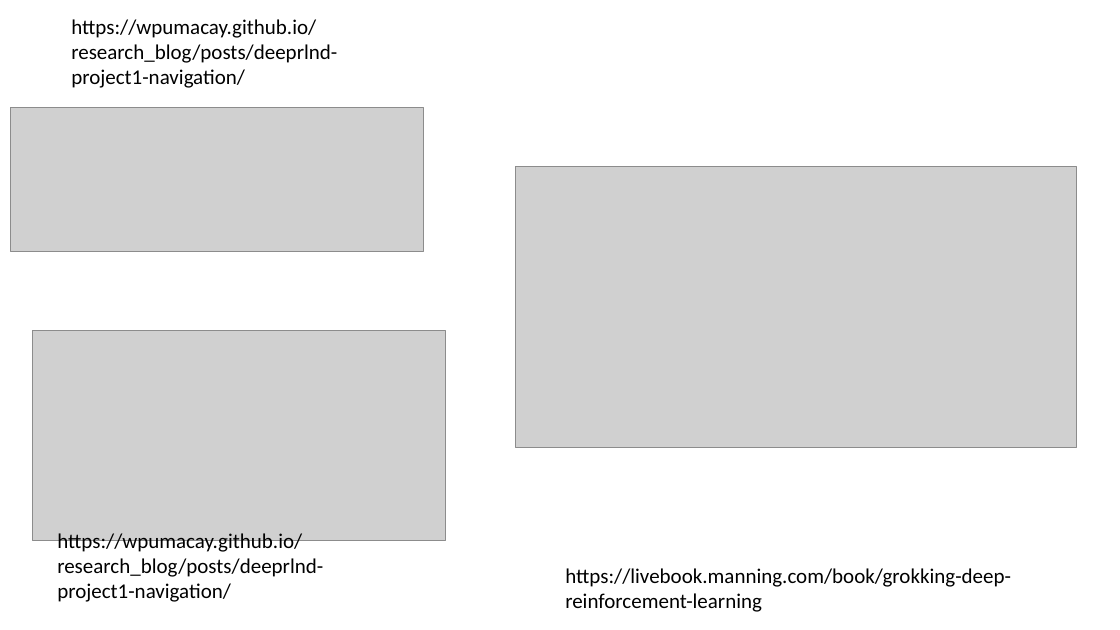
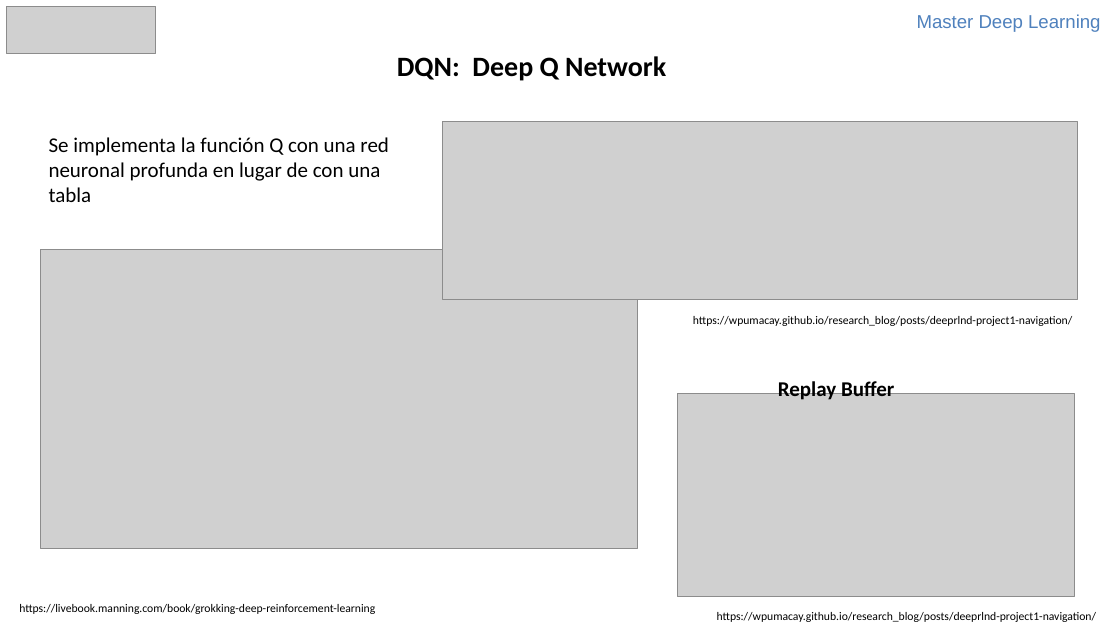
Before and after one commit to mlalandag/HPAwDRL, a slide deck: slide 6 of doc/HpaWithDrl.pptx (slide 8 before the commit). Drawn at 1120x630 pixels with LibreOffice and Linux fonts; fonts in the diff are those of the drawing; grey boxes stand for pictures. Boxes give left, top, right and bottom in pixels: in the first picture for what was removed or moved away, otherwise in the second. Text is boxed around its words. In the diff, an @@ line names an element or a change of style, - is before the commit and + after.

```diff
--- a/doc/HpaWithDrl.pptx
+++ b/doc/HpaWithDrl.pptx
@@ picture added at <box>6,6,155,53</box> @@
@@ text added at <box>917,14,1100,32</box>, 16 pt, text #4F81BD @@
+Master Deep Learning
@@ text added at <box>397,56,666,81</box>, 24 pt, text #000000, bold @@
+DQN: Deep Q Network
@@ picture removed at <box>11,108,424,251</box> @@
@@ text added at <box>49,137,388,202</box>, 18 pt, text #000000 @@
+Se implementa la función Q con una red neuronal profunda en lugar de con una tabla
@@ picture added at <box>442,122,1077,300</box> @@
@@ picture: place and size @@
-picture at <box>516,167,1076,448</box>
+picture at <box>40,250,638,548</box>
@@ size 18 to 10 pt in 3 elements at <box>19,604,375,614</box>, <box>717,612,1096,622</box>, <box>693,316,1072,326</box> @@
@@ text "https://wpumacay.github.io/research_blog/posts/deeprlnd-proj ...": place and size @@
-text "https://wpumacay.github.io/research_blog/posts/deeprlnd-proj ..." at <box>71,19,337,88</box>
+text "https://wpumacay.github.io/research_blog/posts/deeprlnd-proj ..." at <box>693,316,1072,326</box>
@@ text added at <box>778,379,894,400</box>, 18 pt, text #000000, bold @@
+Replay Buffer
@@ picture: place and size @@
-picture at <box>33,330,446,541</box>
+picture at <box>677,394,1075,597</box>
@@ text "https://livebook.manning.com/book/grokking-deep-reinforcemen ...": place and size @@
-text "https://livebook.manning.com/book/grokking-deep-reinforcemen ..." at <box>565,568,1011,612</box>
+text "https://livebook.manning.com/book/grokking-deep-reinforcemen ..." at <box>19,604,375,614</box>
@@ text "https://wpumacay.github.io/research_blog/posts/deeprlnd-proj ...": place and size @@
-text "https://wpumacay.github.io/research_blog/posts/deeprlnd-proj ..." at <box>57,533,323,602</box>
+text "https://wpumacay.github.io/research_blog/posts/deeprlnd-proj ..." at <box>717,612,1096,622</box>
```
Also in this commit, not shown: 7 other slides changed, 8 slides added, 6 slides removed, 1 other file.
